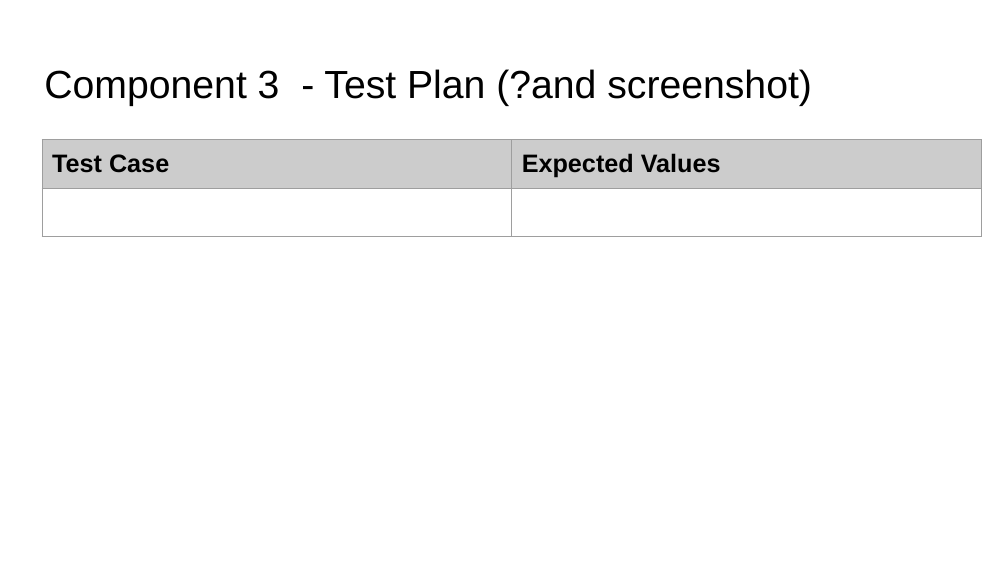
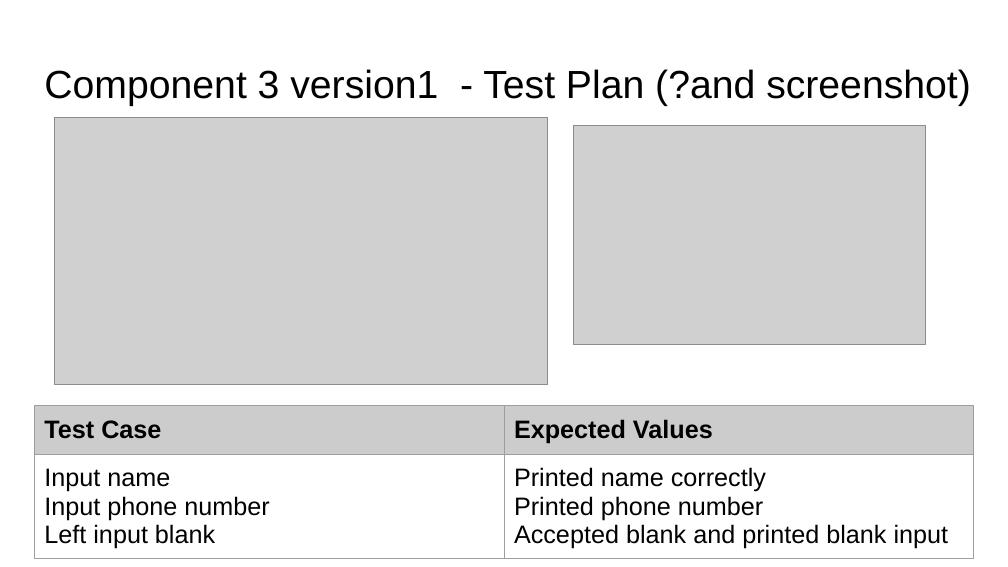
Before and after one commit to Dannel10/Burger_Bot, a slide deck: slide 31 of Dannel Rajesh - 000_91896 _ 91897 Documentation - 1026292.pptx (slide 25 before the commit). Drawn at 1008x567 pixels with LibreOffice and Linux fonts; fonts in the diff are those of the drawing; grey boxes stand for pictures. Boxes give left, top, right and bottom in pixels: in the first picture for what was removed or moved away, otherwise in the second. Text is boxed around its words. In the diff, an @@ line names an element or a change of style, - is before the commit and + after.

Commit message:
Finished component 3
Completed Component 3 Click and Collect information v1,v2, v3, v4
Improved code for not blank code repeated code

```diff
--- a/Dannel Rajesh - 000_91896 _ 91897 Documentation - 1026292.pptx
+++ b/Dannel Rajesh - 000_91896 _ 91897 Documentation - 1026292.pptx
@@ title at (x1=44, y1=69, x2=971, y2=106): text changed @@
-Component 3 - Test Plan (?and screenshot)
+Component 3 version1 - Test Plan (?and screenshot)
@@ picture added at (x1=54, y1=117, x2=547, y2=385) @@
@@ picture added at (x1=574, y1=125, x2=925, y2=345) @@
@@ table at (x1=34, y1=406, x2=974, y2=567) @@
-row 2, column 1: 
+row 2, column 1: Input name / Input phone number / Left input blank
-row 2, column 2: 
+row 2, column 2: Printed name correctly / Printed phone number / Accepted blank and printed blank input
@@ table resized from (x1=42, y1=140, x2=982, y2=241) to (x1=34, y1=406, x2=974, y2=567) @@
```
Also in this commit, not shown: 4 other slides changed, 12 slides added, 7 other files.
